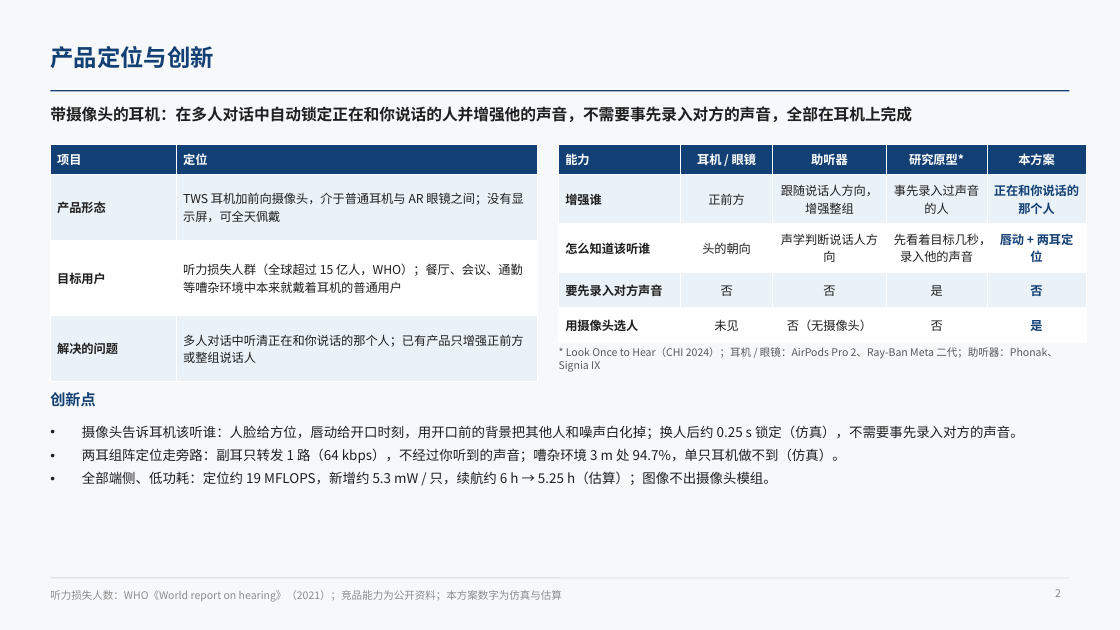
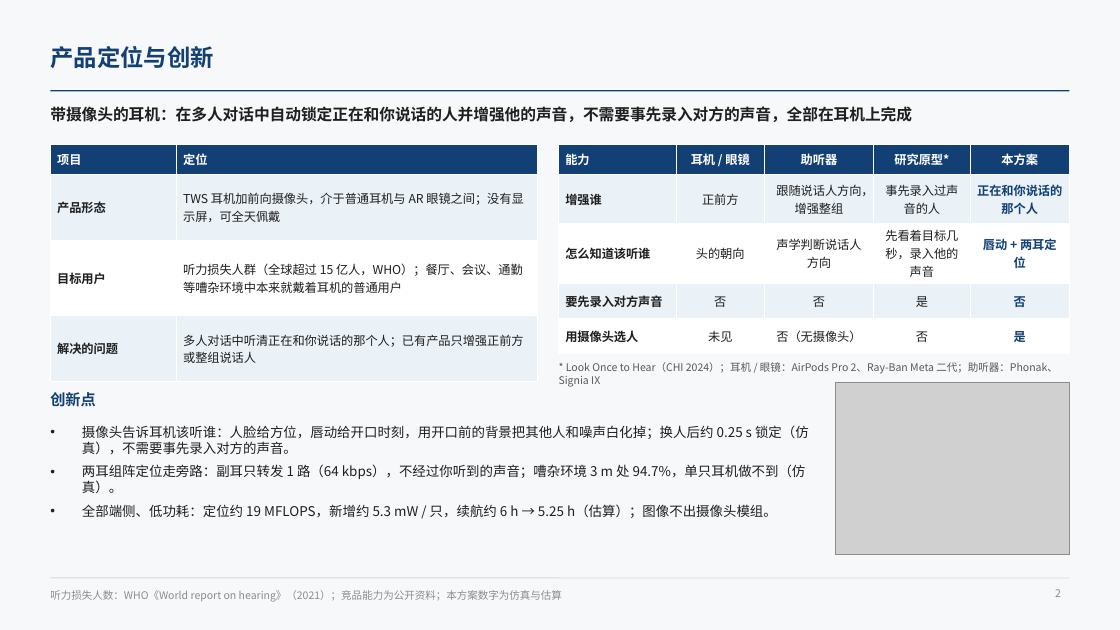
Before and after one commit to ZeroFoxxi/ssl-scene1, a slide deck: slide 2 of 02_耳机声源定位/耳机摄像头听觉辅助_声源定位与波束成形技术总结.pptx. Drawn at 1120x630 pixels with LibreOffice and Linux fonts; fonts in the diff are those of the drawing; grey boxes stand for pictures. Boxes give left, top, right and bottom in pixels: in the first picture for what was removed or moved away, otherwise in the second. Text is boxed around its words. In the diff, an @@ line names an element or a change of style, - is before the commit and + after.

```diff
--- a/02_耳机声源定位/耳机摄像头听觉辅助_声源定位与波束成形技术总结.pptx
+++ b/02_耳机声源定位/耳机摄像头听觉辅助_声源定位与波束成形技术总结.pptx
@@ table: place and size @@
-table at box(559, 145, 1086, 335)
+table at box(559, 145, 1070, 346)
@@ text "* Look Once to Hear（CHI ...": place and size @@
-text "* Look Once to Hear（CHI ..." at box(559, 347, 1058, 372)
+text "* Look Once to Hear（CHI ..." at box(559, 362, 1058, 387)
@@ picture added at box(836, 382, 1070, 555) @@
@@ text "摄像头告诉耳机该听谁：人脸给方位，唇动给开口时刻，用开口前的背景把其他人和噪声白化掉；换人后约 0.25 s 锁定（仿真 ..." rewrapped from box(82, 425, 1024, 485) to box(82, 425, 809, 518) @@
```
Also in this commit, not shown: 4 other slides changed, 3 other files.
